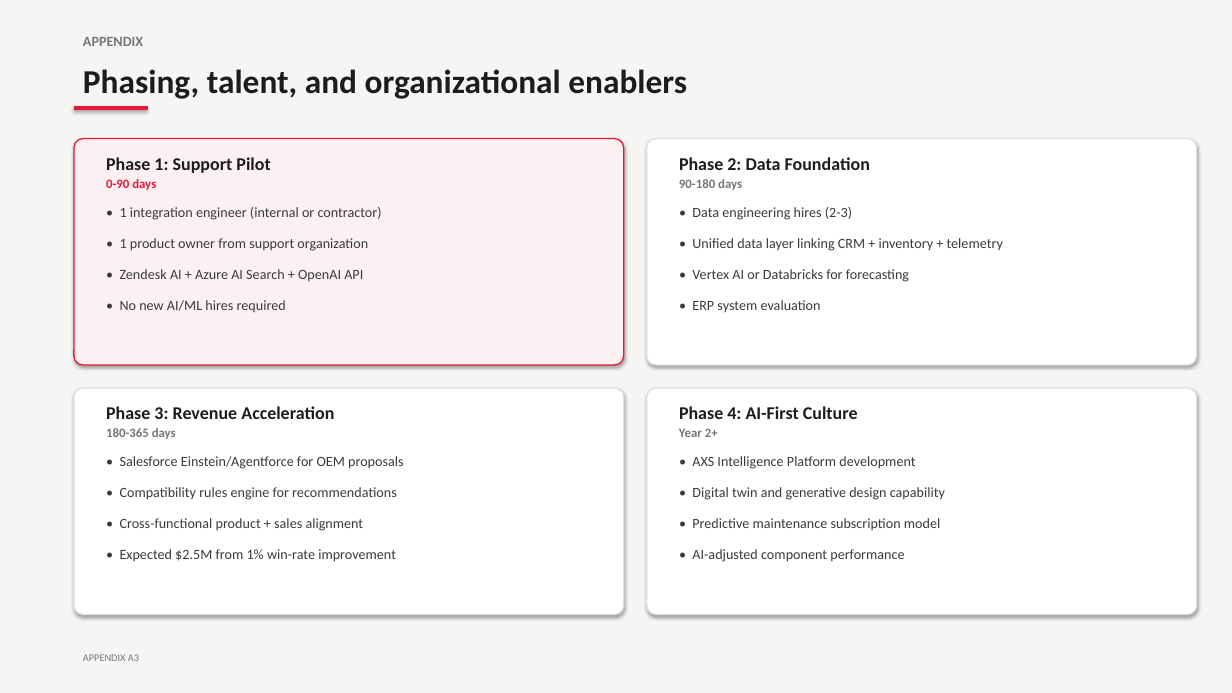
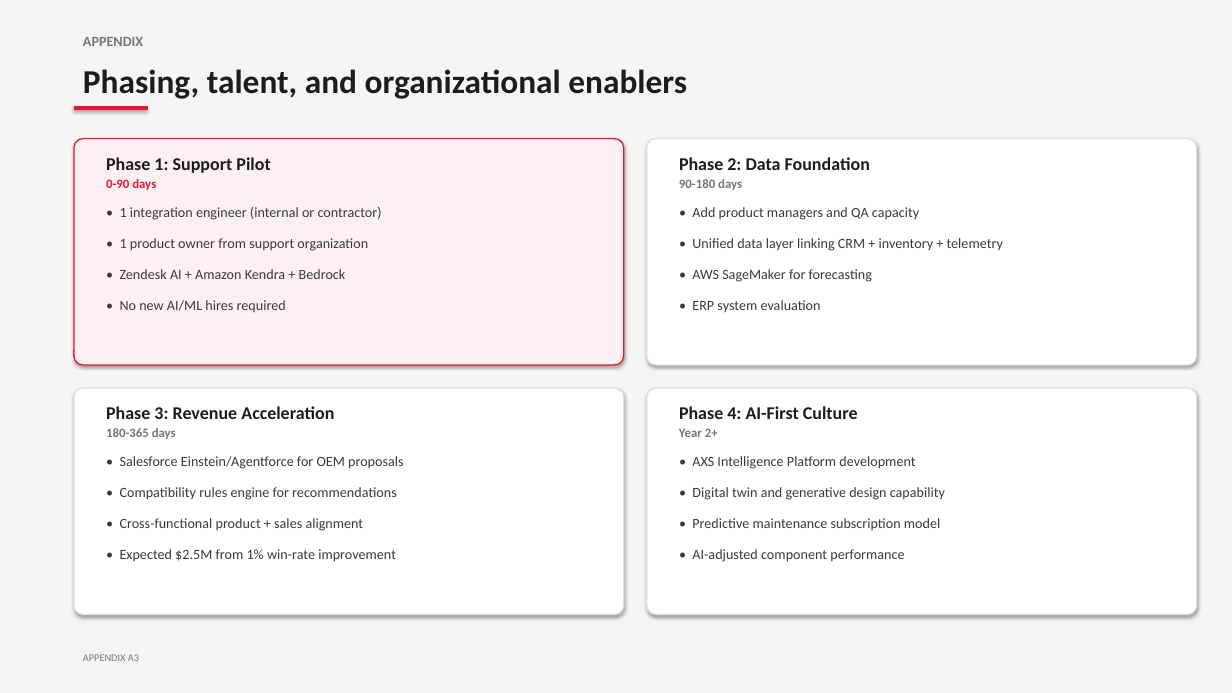
Before and after one commit to donovan-palmer/sram-ai-playbook, a slide deck: slide 11 of presentation/SRAM_AI_Adoption_Playbook.pptx. Drawn at 1232x693 pixels with LibreOffice and Linux fonts; fonts in the diff are those of the drawing. Boxes give left, top, right and bottom in pixels: in the first picture for what was removed or moved away, otherwise in the second. Text is boxed around its words. In the diff, an @@ line names an element or a change of style, - is before the commit and + after.

Commit message:
Standardize on AWS-native stack and reframe talent strategy
Replace Azure AI Search + OpenAI with Amazon Kendra + Bedrock
across playbook, presentation, executive brief, reference doc,
and prompt file. Replace Vertex AI/Databricks with SageMaker.
SRAM runs on AWS so all AI tooling stays on the same provider.

Rewrite talent section: 250-400 engineers (acquisition-built
from Hammerhead/Quarq) work in Python, TS, React, Svelte, not
firmware-only. AI coding tools mean no new engineering hires
needed even for Phase 4. Bottleneck shifts to product managers
and QA as output scales. Acquisition-era data integration is
the real Phase 2 challenge.

Add gitignore for PowerPoint temp files.

```diff
--- a/presentation/SRAM_AI_Adoption_Playbook.pptx
+++ b/presentation/SRAM_AI_Adoption_Playbook.pptx
@@ text at box(692, 207, 919, 220): text changed @@
-• Data engineering hires (2-3)
+• Add product managers and QA capacity
@@ text at box(120, 269, 346, 279): text changed @@
-• Zendesk AI + Azure AI Search + OpenAI API
+• Zendesk AI + Amazon Kendra + Bedrock
@@ text at box(692, 269, 872, 282): text changed @@
-• Vertex AI or Databricks for forecasting
+• AWS SageMaker for forecasting
```
Also in this commit, not shown: 1 other slide changed, 7 other files.
